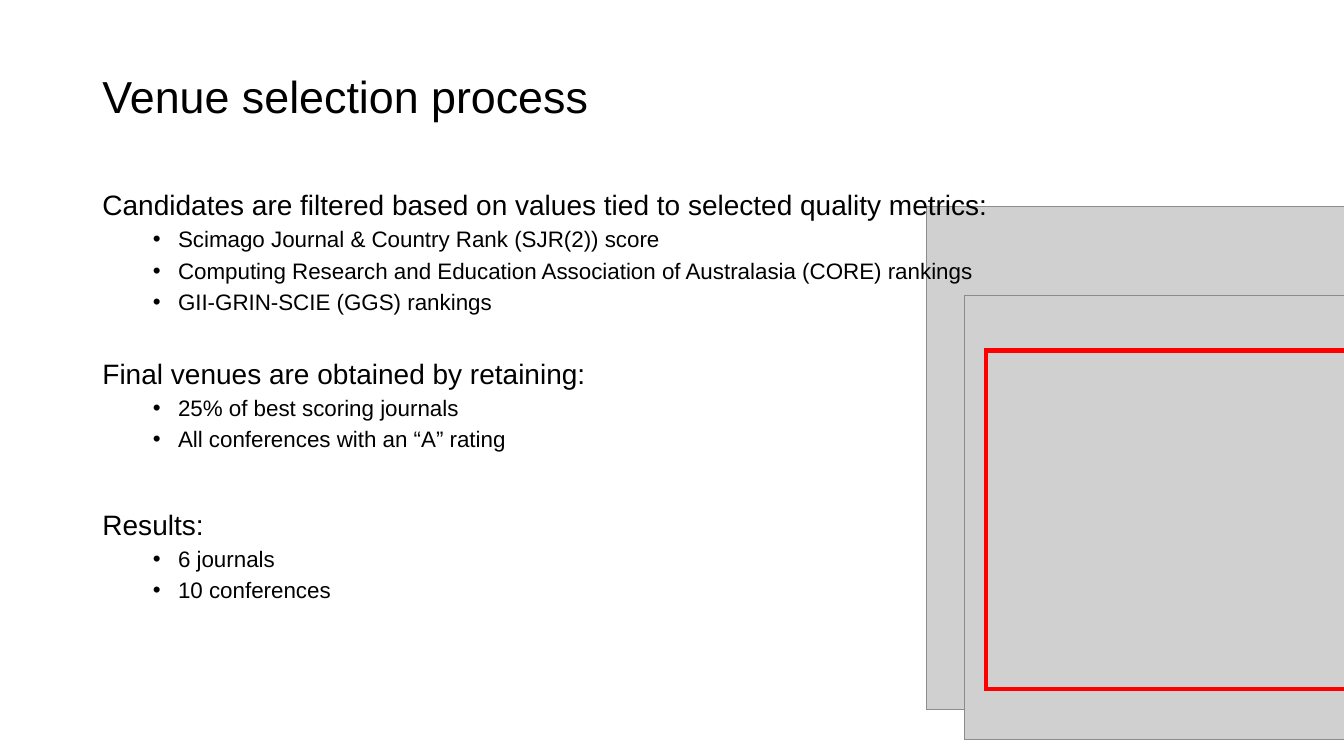
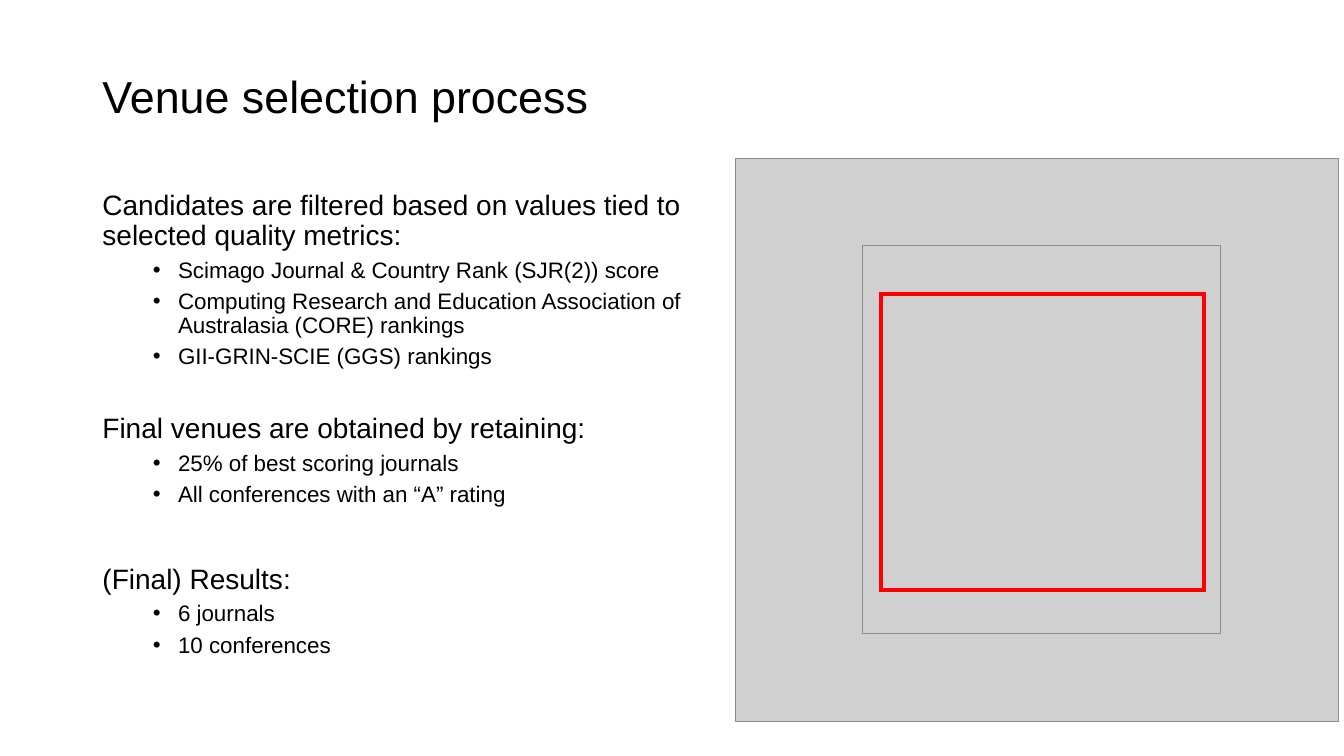
Before and after one commit to iberius96/Msc_Thesis, a slide deck: slide 6 of Backups/Presentation_Samuele_Ceol.pptx. Drawn at 1344x756 pixels with LibreOffice and Linux fonts; fonts in the diff are those of the drawing; grey boxes stand for pictures. Boxes give left, top, right and bottom in pixels: in the first picture for what was removed or moved away, otherwise in the second. Text is boxed around its words. In the diff, an @@ line names an element or a change of style, - is before the commit and + after.

```diff
--- a/Backups/Presentation_Samuele_Ceol.pptx
+++ b/Backups/Presentation_Samuele_Ceol.pptx
@@ picture: place and size @@
-picture at bbox=[927, 207, 1344, 711]
+picture at bbox=[736, 158, 1339, 722]
@@ picture: place and size @@
-picture at bbox=[965, 295, 1344, 740]
+picture at bbox=[862, 246, 1221, 634]
@@ rectangle: place and size @@
-rectangle at bbox=[986, 351, 1344, 690]
+rectangle at bbox=[881, 293, 1205, 590]
@@ text at bbox=[102, 568, 291, 594]: text changed @@
-Results:
+(Final) Results:
```
Also in this commit, not shown: 7 other slides changed, 8 slides added, 2 slides removed, 1 other file.
